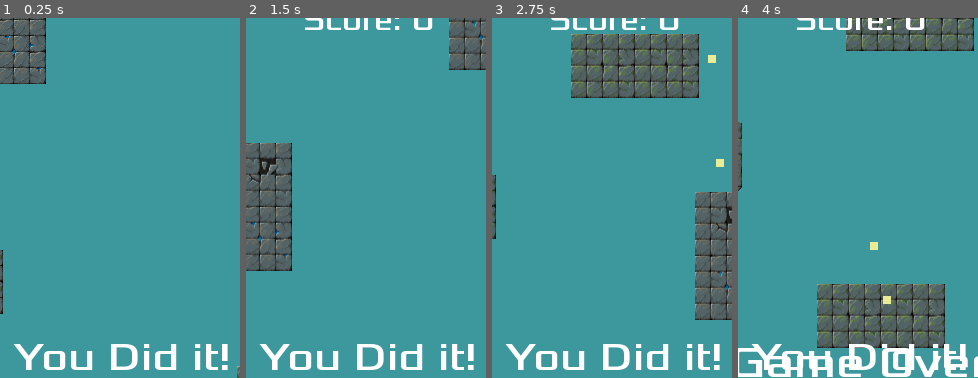
Above: before the commit, frames 1-4 (left to right).
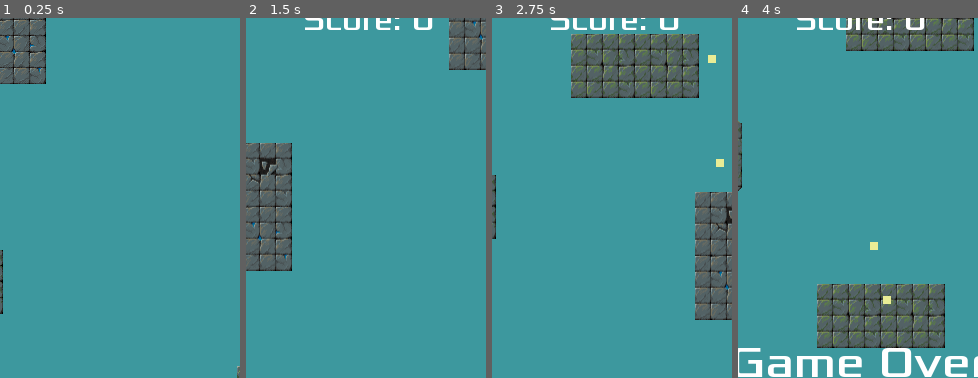
Above: after the commit, the same moments.

Repository: Harrison-Winters/Jet-Pack-Escape
Game: Godot game, scene res://Stage1.tscn
The game is run twice, just before and just after one commit, with the same random seed, the same clock (stepped at 60 frames per second) and the same inputs. The engine's default icon, where the game draws it, is replaced by a stand-in: a white triangle on a blue panel in a dark square.
Inputs:
- Up to frame 1 (0.25 s): no input
- Up to frame 2 (1.5 s): click "START" at 0.5 s; hold Right (ui_right) from 1.28 s (still down); hold Z (shoot) from 1.28 s (still down)
- Up to frame 3 (2.75 s): release Right (ui_right) at 2.03 s; release Z (shoot) at 2.03 s; hold Down (ui_down) from 2.03 s (still down); tap Z (shoot) at 2.1 s
- Up to frame 4 (4 s): release Down (ui_down) at 2.78 s; hold Right (ui_right) 2.78-3.53 s; hold Z (shoot) 2.78-3.53 s; hold Up (ui_up) from 3.53 s (still down); tap Z (shoot) at 3.6 s
The pictures show only the part of the screen within x 25-75%, y 2-52%; the shares and areas given below are measured in that part.

The runs differ from the first frame. In frame 1, 2.5% of the frame differs, in the area x 5-95%, y 90-98%; in frame 2, 2.5%; in frame 3, 2.5%; in frame 4, 1.7%.

Commit message:
Restart Time Extended
1.5 seconds

Diff:
--- a/Jetpack Escape/HUD.tscn
+++ b/Jetpack Escape/HUD.tscn
@@ -49,6 +49,7 @@
 text = "START"
 
 [node name="RestartPauseTimer" type="Timer" parent="."]
+wait_time = 1.5
 one_shot = true
 
 [node name="LifeCounter" type="Label" parent="."]
@@ -72,6 +73,7 @@
 align = 1
 
 [node name="WinText" type="Label" parent="."]
+visible = false
 anchor_left = 0.5
 anchor_top = 0.5
 anchor_right = 0.5
